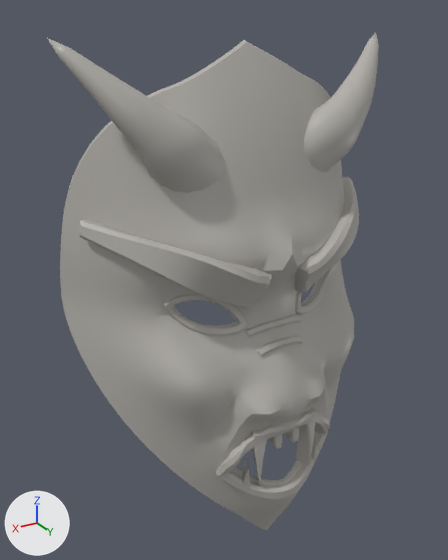
The glTF model game/assets/masks/mask_base_demon/mask_base_demon.glb: old version first, new version second.
Rendered twice from a 50 mm camera at (0.15, 0.225, 0.121) aimed at (0.012, -0.005, 0.007). Every picture has the same lights, and +X, +Y and +Z are marked at lower left. The older version comes first. Vertices at exactly the same position are counted once.

In view in the first picture: 'Mask'.
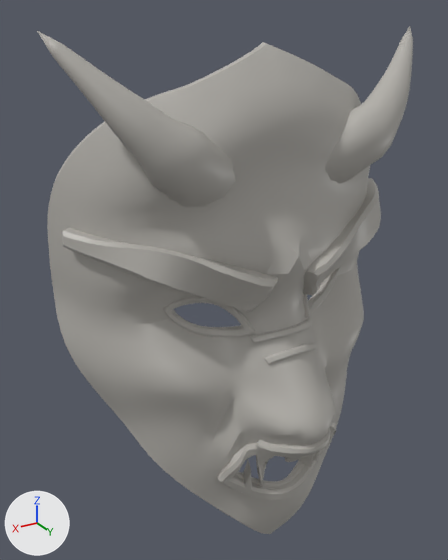
Boxes (x1, y1, x2, y2) around the edits, measured in the pictures (448 x 560 px; the box of a moved part takes in the faces that stretch with it):
'Mask', reshaped (13% wider)
    before: (47, 32, 379, 531)
    after: (37, 26, 413, 534)
part 1 of me_mask, moved or reshaped
    before: (242, 457, 250, 491)
    after: (243, 460, 252, 492)
part 2 of me_mask, moved or reshaped
    before: (311, 436, 318, 462)
    after: (314, 450, 321, 462)
part 3 of me_mask, moved or reshaped
    before: (47, 32, 379, 531)
    after: (37, 26, 413, 534)

The edits, one by one:
me_mask is used by ob_mask; location (0.0, 0.0, 0.0).
me_mask had 3736 vertices, 7026 faces and spanned x -0.08..0.08, y -0.037..0.039, z -0.134..0.113.
me_mask now has 3736 vertices, 7026 faces and spans x -0.088..0.088, y -0.035..0.057, z -0.133..0.116.
me_mask part 1: the loose piece of 66 vertices spanning x 0.016..0.023, y 0.023..0.032, z -0.089..-0.072 is moved by (0.0, 0.002, 0.0).
me_mask part 2: the loose piece of 66 vertices spanning x -0.023..-0.016, y 0.023..0.032, z -0.089..-0.072 is moved by (0.0, 0.002, 0.0).
me_mask part 3: 3553 of 3736 vertices moved; they spanned x -0.08..0.08, y -0.037..0.039, z -0.134..0.113 and now span x -0.088..0.088, y -0.035..0.057, z -0.133..0.116; mean shift (0.0, 0.007, 0.0); largest move (0.034, -0.013, 0.077) -> (0.042, 0.006, 0.082).
